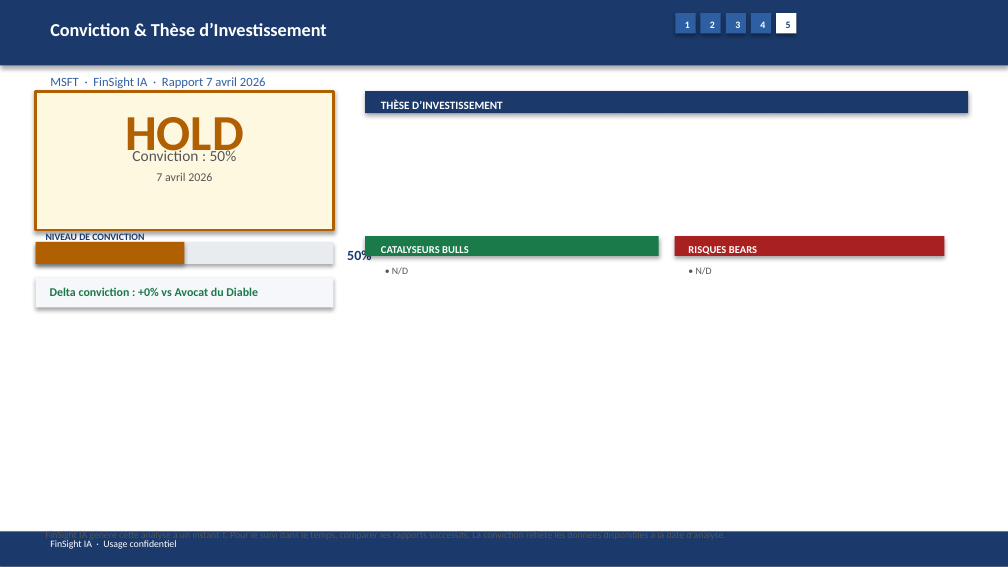
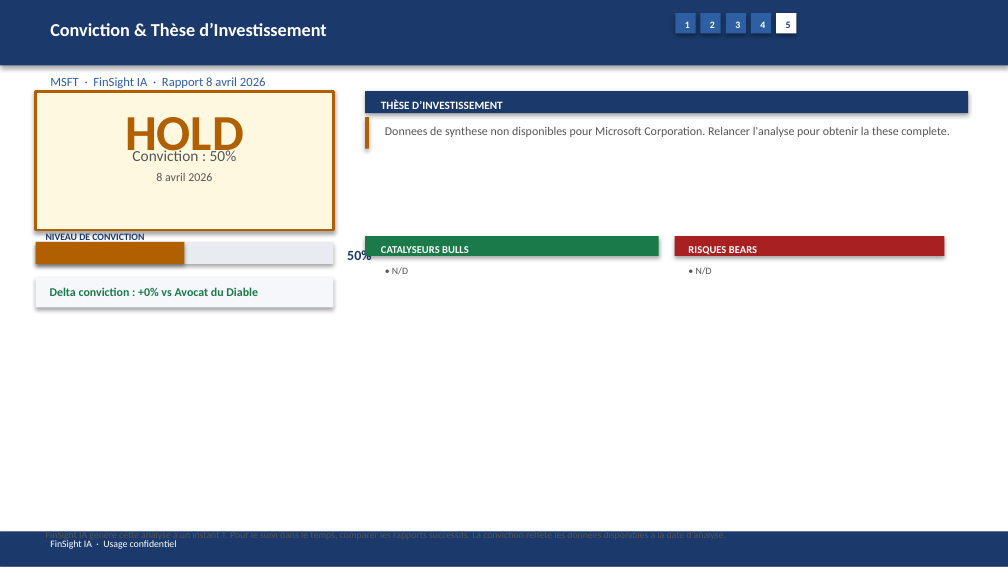
Before and after one commit to baptistejeh07-art/finsight-ia, a slide deck: slide 24 of preview/MSFT/MSFT_pitchbook.pptx (slide 21 before the commit). Drawn at 1008x567 pixels with LibreOffice and Linux fonts; fonts in the diff are those of the drawing. Boxes give left, top, right and bottom in pixels: in the first picture for what was removed or moved away, otherwise in the second. Text is boxed around its words. In the diff, an @@ line names an element or a change of style, - is before the commit and + after.

Commit message:
chore(preview): MSFT outputs regeneres — IB/PE 24 slides + PDF 14 pages

```diff
--- a/preview/MSFT/MSFT_pitchbook.pptx
+++ b/preview/MSFT/MSFT_pitchbook.pptx
@@ text at <box>50,77,266,88</box>: text changed @@
-MSFT · FinSight IA · Rapport 7 avril 2026
+MSFT · FinSight IA · Rapport 8 avril 2026
@@ rectangle added at <box>365,117,369,148</box>, fill #B06000 @@
@@ text added at <box>385,126,949,137</box>, 8.5 pt, text #555555 @@
+Donnees de synthese non disponibles pour Microsoft Corporation. Relancer l'analyse pour obtenir la these complete.
@@ text at <box>156,173,212,181</box>: text changed @@
-7 avril 2026
+8 avril 2026
```
Also in this commit, not shown: 8 other slides changed, 3 slides added, 1 other file.
